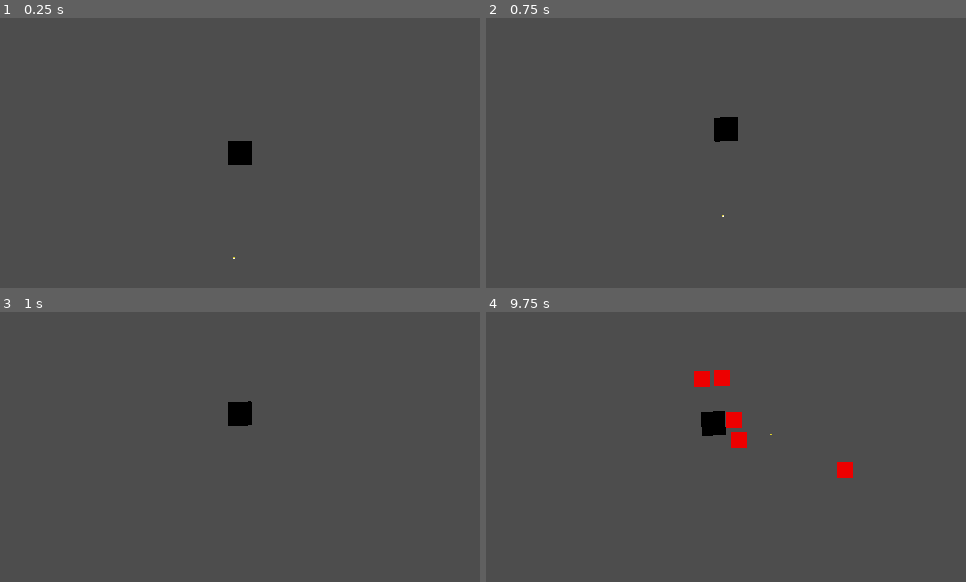
Above: before the commit, frames 1-4 (two rows, left to right).
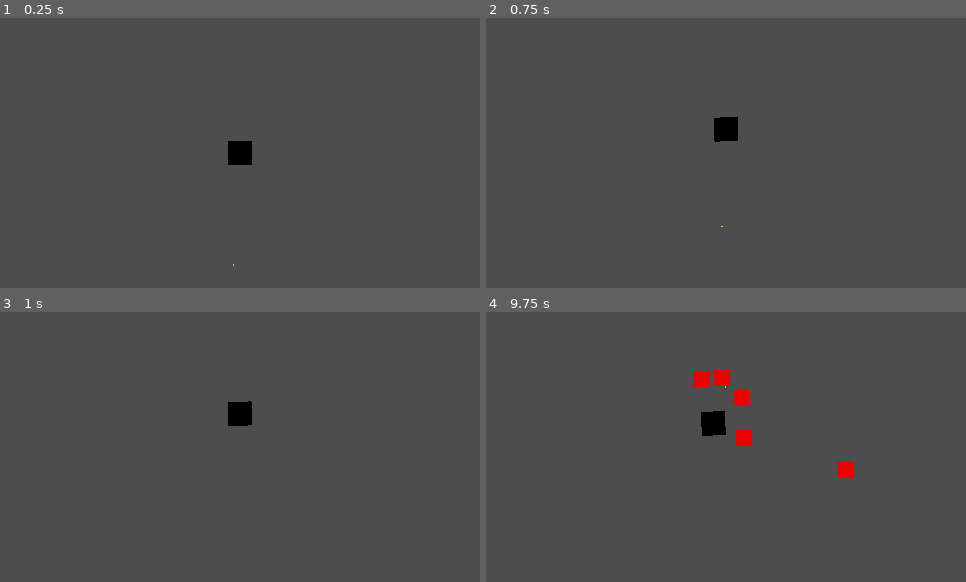
Above: after the commit, the same moments.

Repository: GJunior96/gods-and-monsters-prototype
Game: Godot game, scene res://main.tscn
The game is run twice, just before and just after one commit, with the same random seed, the same clock (stepped at 60 frames per second) and the same inputs.
Inputs:
- Up to frame 1 (0.25 s): no input
- Up to frame 2 (0.75 s): tap Enter at 0.5 s; hold Up (ui_up) from 0.53 s (still down)
- Up to frame 3 (1 s): keep holding Up (ui_up)
- Up to frame 4 (9.75 s): tap Space at 1.25 s; tap Enter at 2 s; release Up (ui_up) at 2.03 s; hold Left (ui_left) 2.03-3.53 s; hold Down (ui_down) 3.53-4.28 s; hold Right (ui_right) 4.28-5.03 s; hold Up (ui_up) 5.03-5.78 s; hold Right (ui_right) 5.78-8.03 s; hold Down (ui_down) 8.03-8.78 s; hold Left (ui_left) 8.78-9.53 s; hold Up (ui_up) from 9.53 s (still down)

The runs differ from the first frame. In frame 1, less than 0.1% of the frame differs, in the area x 48-49%, y 88-92%; in frame 2, less than 0.1%; in frame 3, nothing differs; in frame 4, 0.6%, in the area x 43-60%, y 21-51%.

Commit message:
refactor: prepare weapon system for           player-controlled shooting

Diff:
--- a/scripts/player/player.gd
+++ b/scripts/player/player.gd
@@ -6,7 +6,13 @@
 var damage_cooldown := 0.5
 var can_take_damage := true
 
+@onready var weapon = $Weapon
+
+
 func _physics_process(delta):
+
+	weapon.try_shoot()
+
 	var direction := Vector2.ZERO
 
 	direction.x = Input.get_action_strength("ui_right") - Input.get_action_strength("ui_left")
--- a/scripts/weapons/weapon.gd
+++ b/scripts/weapons/weapon.gd
@@ -6,12 +6,14 @@
 
 var can_fire := true
 
-func _process(delta):
-	if can_fire:
-		shoot()
+#func _process(delta):
+#	if can_fire:
+#		shoot()
 
+func try_shoot():
+	if not can_fire:
+		return
 
-func shoot():
 	var target = get_closest_enemy()
 	if target == null:
 		return
@@ -21,16 +23,31 @@
 	var projectile = projectile_scene.instantiate()
 	get_tree().current_scene.add_child(projectile)
 
-	print("Weapon:", global_position)
-	print("Target:", target.global_position)
-	print("Dir:", target.global_position - global_position)
-
-
 	projectile.global_position = global_position
 	projectile.direction = (target.global_position - global_position).normalized()
-	print(projectile.direction)
+
 	await get_tree().create_timer(fire_rate).timeout
 	can_fire = true
+
+#func shoot():
+#	var target = get_closest_enemy()
+#	if target == null:
+#		return
+#
+#	can_fire = false
+#
+#	var projectile = projectile_scene.instantiate()
+#
+#	print("Weapon:", global_position)
+#	print("Target:", target.global_position)
+#	print("Dir:", target.global_position - global_position)
+#
+#
+#	projectile.global_position = global_position
+#	projectile.direction = (target.global_position - global_position).normalized()
+#	print(projectile.direction)
+#	await get_tree().create_timer(fire_rate).timeout
+#	can_fire = true
 
 
 func get_closest_enemy():
